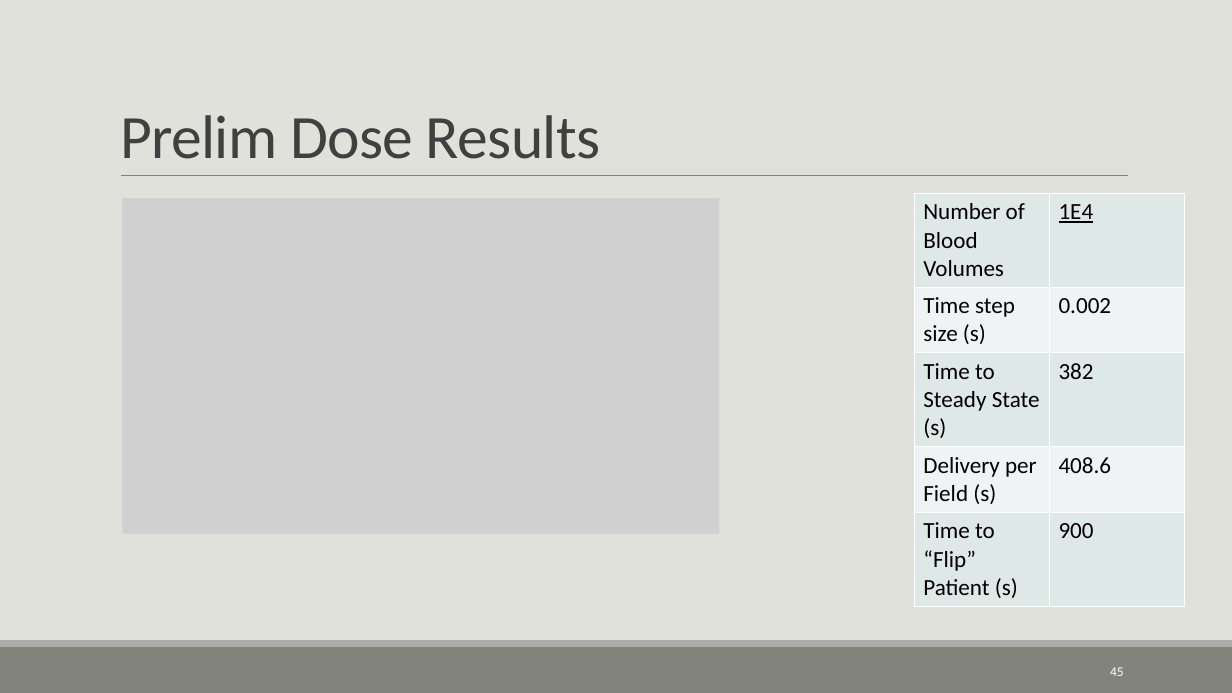
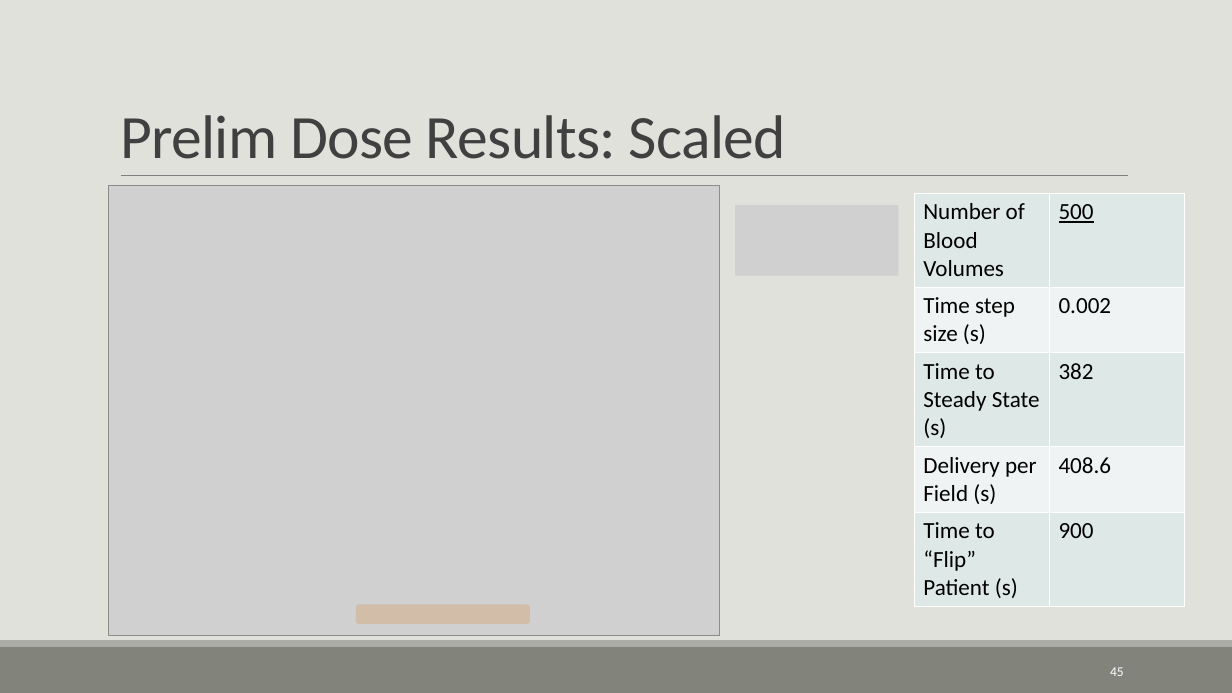
Before and after one commit to CNorthwayMedPhys/Full-Body-Flow-Model-Project, a slide deck: slide 45 of Working Documents/11.25_Committee Meeting.pptx. Drawn at 1232x693 pixels with LibreOffice and Linux fonts; fonts in the diff are those of the drawing; grey boxes stand for pictures. Boxes give left, top, right and bottom in pixels: in the first picture for what was removed or moved away, otherwise in the second. Text is boxed around its words. In the diff, an @@ line names an element or a change of style, - is before the commit and + after.

```diff
--- a/Working Documents/11.25_Committee Meeting.pptx
+++ b/Working Documents/11.25_Committee Meeting.pptx
@@ title at (120,115,786,159): text changed @@
-Prelim Dose Results
+Prelim Dose Results: Scaled
@@ picture added at (109,186,720,636) @@
@@ picture added at (736,205,899,275) @@
@@ table at (914,193,1184,602) @@
-row 1, column 2: 1E4
+row 1, column 2: 500
@@ rounded rectangle added at (356,604,530,624), fill #DB8631 at 25% opacity @@
```
Also in this commit, not shown: 8 other slides changed, 2 slides added, 1 slide removed, 6 other files.
